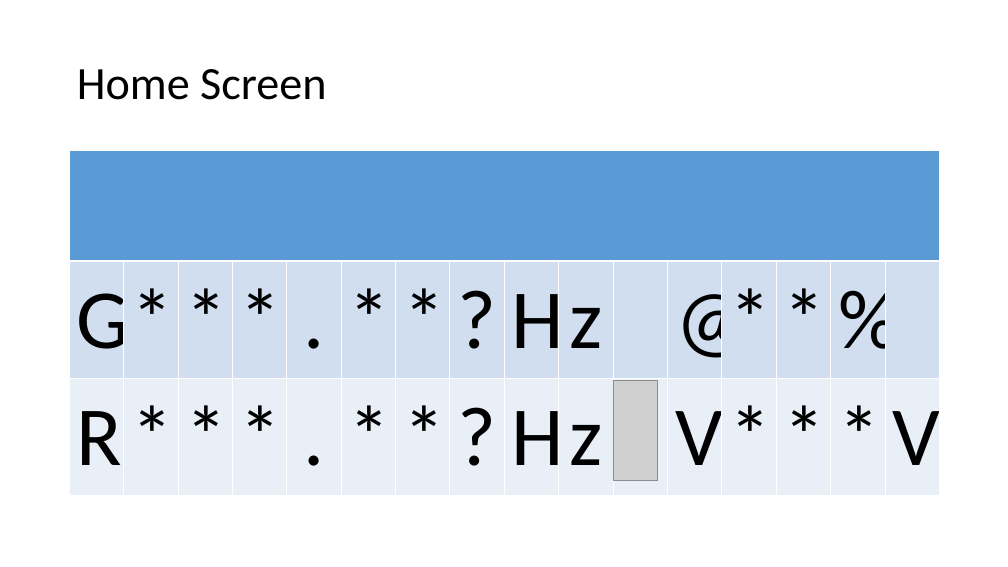
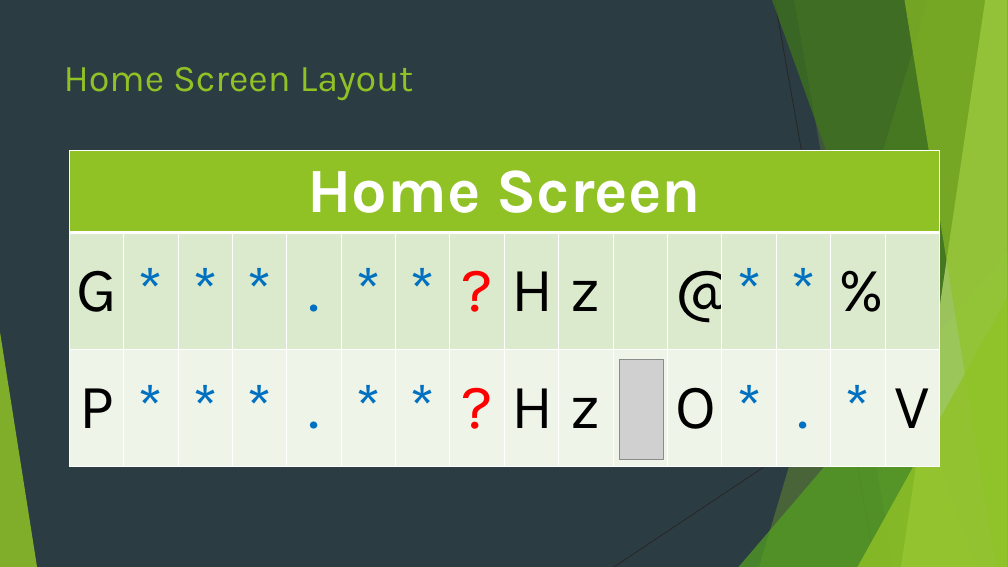
Before and after one commit to HYDROXY-RESEARCH-GROUP/H20-DECOMPOSITION, a slide deck: slide 15 of Display Output/Display Output.pptx (slide 6 before the commit). Drawn at 1008x567 pixels with LibreOffice and Linux fonts; fonts in the diff are those of the drawing; grey boxes stand for pictures. Boxes give left, top, right and bottom in pixels: in the first picture for what was removed or moved away, otherwise in the second. Text is boxed around its words. In the diff, an @@ line names an element or a change of style, - is before the commit and + after.

```diff
--- a/Display Output/Display Output.pptx
+++ b/Display Output/Display Output.pptx
@@ background #FFFFFF to #2C3C43 @@
@@ title "Home Screen Layout" at box(64, 67, 414, 100): vertical alignment middle to top @@
@@ title at box(64, 67, 414, 100): text changed; size 44 to 36 pt; font Calibri to Karla; text colour #000000 to #90C226 @@
-Home Screen
+Home Screen Layout
@@ table at box(70, 151, 941, 469) @@
-row 1, column 1: 
+row 1, column 1: Home Screen
-row 3: R | * | * | * | . | * | * | ? | H | z |  | V | * | * | * | V
+row 3: P | * | * | * | . | * | * | ? | H | z |  | O | * | . | * | V
@@ fill #5B9BD5 to #90C226 in row 1, column 1 @@
@@ fill #D2DEEF to #DBE9CD in row 2 @@
@@ fill #EAEFF7 to #EEF4E8 in row 3 @@
@@ size 80 to 60 pt, font Calibri to Karla in "G", "*", "*", "*" and 22 more places @@
@@ text colour #000000 to #0070C0 in "*", "*", "*", "." and 12 more places @@
@@ text colour #000000 to #FF0000 in "?", "?" @@
@@ group added at box(0, 0, 1008, 567): 5 freeform shapes, 3 triangles, 2 lines @@
@@ picture: place and size @@
-picture at box(613, 380, 657, 480)
+picture at box(619, 360, 663, 460)
```
Also in this commit, not shown: 4 other slides changed, 22 slides added, 2 slides removed, 34 other files.
